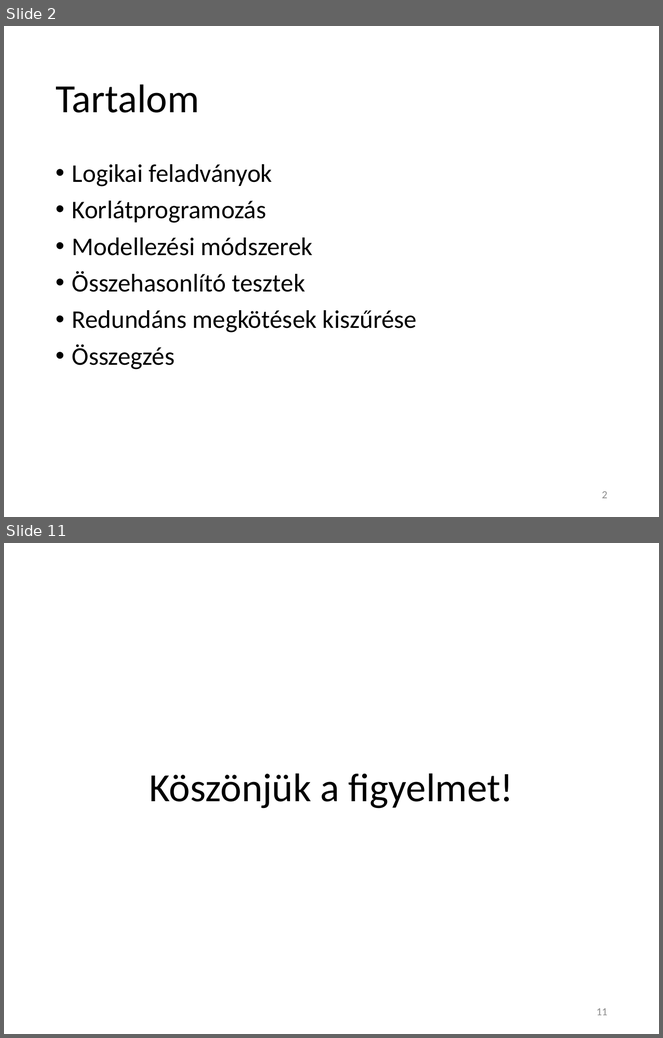
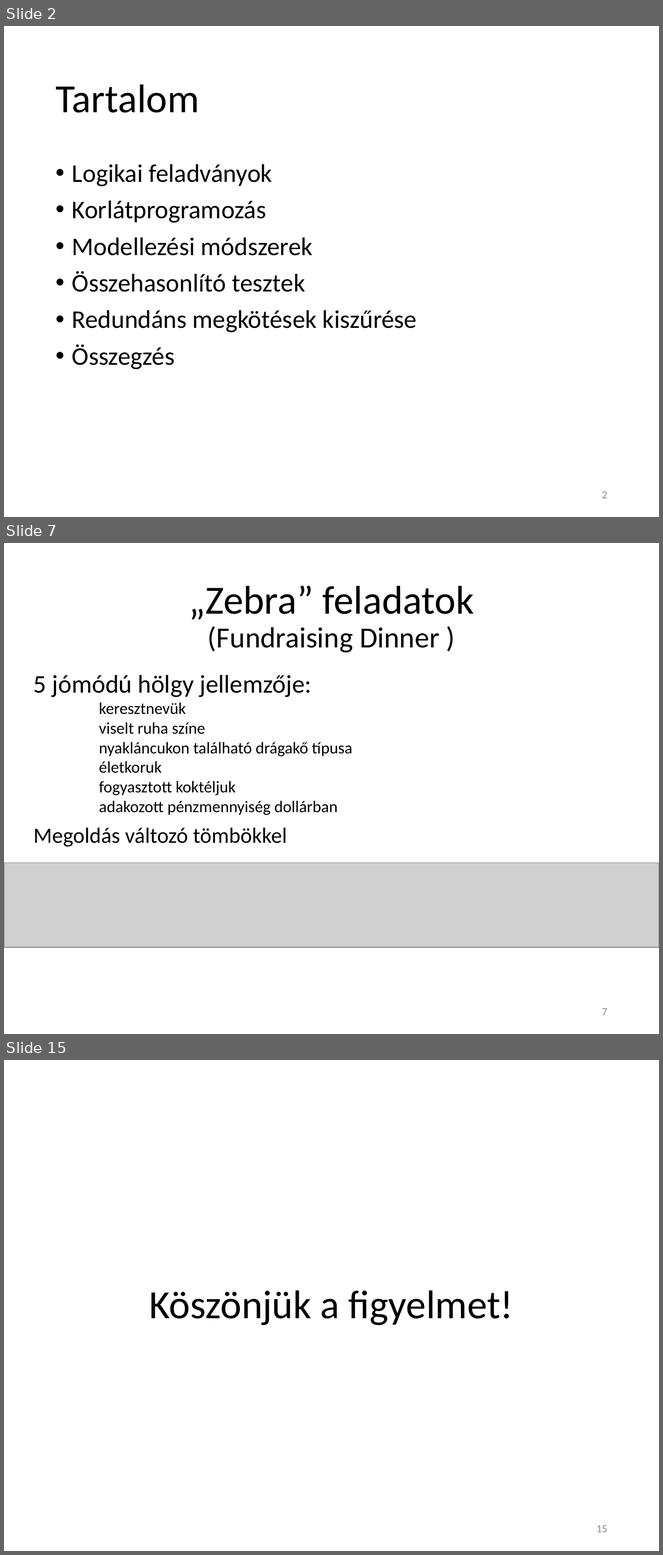
Before and after one commit to Teaching-projects/SZE-Peku221b, a slide deck: CP_Dolgozat/Előadás/Logikai feladványok megoldása korlátprogramozással.pptx. Shown one above the other, each under a label of ours: slides 2 and 11 before the commit, slides 2, 7 and 15 after it; the slides between them are not shown. The pictures are 663x1038 and 663x1555 pixels, drawn with LibreOffice and Linux fonts; fonts in the diff are those of the drawing; grey boxes stand for pictures. Boxes give left, top, right and bottom in pixels: in the first picture for what was removed or moved away, otherwise in the second. Text is boxed around its words. In the diff, an @@ line names an element or a change of style, - is before the commit and + after.

```diff
--- a/CP_Dolgozat/Előadás/Logikai feladványok megoldása korlátprogramozással.pptx
+++ b/CP_Dolgozat/Előadás/Logikai feladványok megoldása korlátprogramozással.pptx
@@ slide 7 added at box(4, 543, 659, 1034), background #FFFFFF @@
@@ title added at box(189, 586, 475, 653), 32 pt, text #000000 @@
+„Zebra” feladatok
+(Fundraising Dinner )
@@ text added at box(34, 675, 352, 847), 18 pt, text #000000 @@
+5 jómódú hölgy jellemzője:
+keresztnevük
+viselt ruha színe
+nyakláncukon található drágakő típusa
+életkoruk
+fogyasztott koktéljuk
+adakozott pénzmennyiség dollárban
+Megoldás változó tömbökkel
@@ picture added at box(4, 863, 659, 948) @@
@@ page number added at box(602, 1008, 608, 1016), 12 pt, text #8C8C8C @@
+7
@@ what was slide 11 is now slide 15 @@
@@ page number at box(597, 1525, 608, 1533): text changed @@
-11
+15
```
Also in this commit, not shown: 4 slides changed, 7 other slides added, 4 slides removed.
